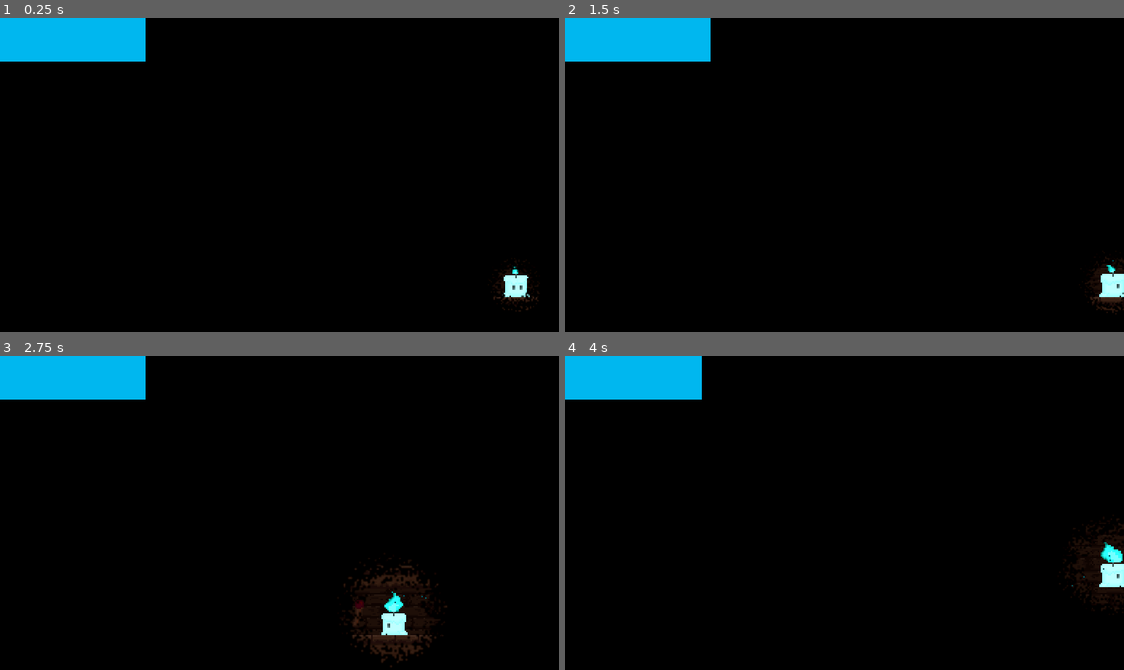
Above: before the commit, frames 1-4 (two rows, left to right).
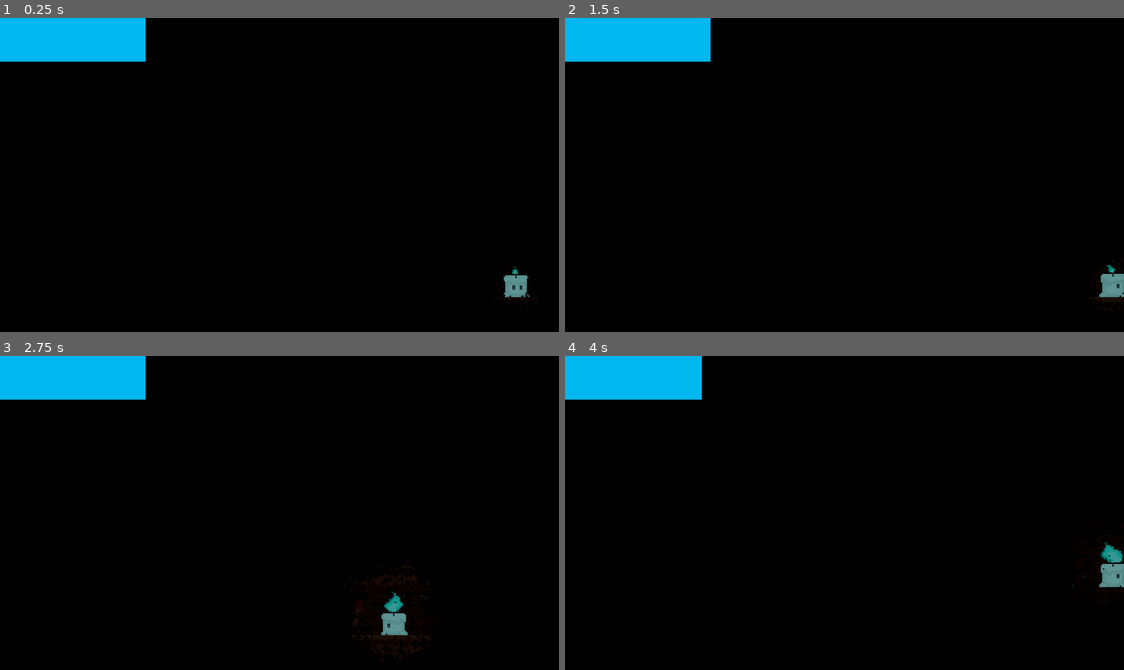
Above: after the commit, the same moments.

Repository: UlricBon/Unseen-Forces
Game: Godot game, scene res://Scene/game.tscn
Two runs of this game, one before a commit and one after it. Both use one fixed random seed, a clock stepped at 60 frames per second and the inputs below.
Inputs:
- Up to frame 1 (0.25 s): no input
- Up to frame 2 (1.5 s): hold Space (Interact) 0.53-1.28 s; hold D (Right) from 0.53 s (still down); tap W (Jump) at 0.77 s; tap Space (Interact) at 1.35 s
- Up to frame 3 (2.75 s): tap W (Jump) at 1.52 s; release D (Right) at 2.03 s; hold A (Left) from 2.03 s (still down); hold Space (Interact) from 2.03 s (still down)
- Up to frame 4 (4 s): release A (Left) at 2.78 s; release Space (Interact) at 2.78 s; hold D (Right) from 2.78 s (still down); tap Space (Interact) at 2.85 s; tap W (Jump) at 3.02, 3.77 s; hold Space (Interact) from 3.53 s (still down)

The runs differ from the first frame. In frame 1, 0.3% of the frame differs, in the area x 88-97%, y 79-93%; in frame 2, 0.4%; in frame 3, 0.9%, in the area x 61-80%, y 66-99%; in frame 4, 0.5%.

Commit message:
idk

Diff:
--- a/Scene/light/Light.tscn
+++ b/Scene/light/Light.tscn
@@ -4,7 +4,7 @@
 [ext_resource type="Script" path="res://Scene/light/Light.gd" id="2_h8eeb"]
 
 [node name="Light" type="PointLight2D"]
-energy = 0.4
+energy = 0.2
 blend_mode = 2
 texture = ExtResource("1_4ibxw")
 texture_scale = 0.2
--- a/Scene/player.tscn
+++ b/Scene/player.tscn
@@ -385,6 +385,7 @@
 [node name="FootstepAudioTimer" type="Timer" parent="."]
 wait_time = 0.2
 one_shot = true
+
 [node name="SlowTimer" type="Timer" parent="."]
 wait_time = 3.0
 one_shot = true
Not shown: 1 places in Scene/game.tscn that only renumber resources
